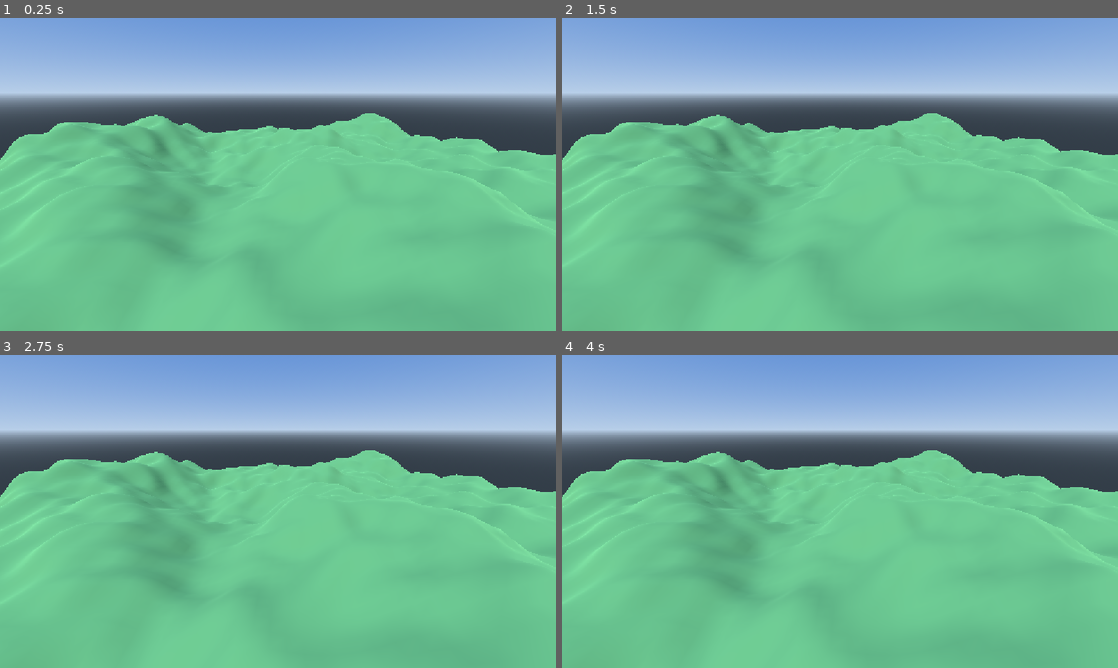
Above: before the commit, frames 1-4 (two rows, left to right).
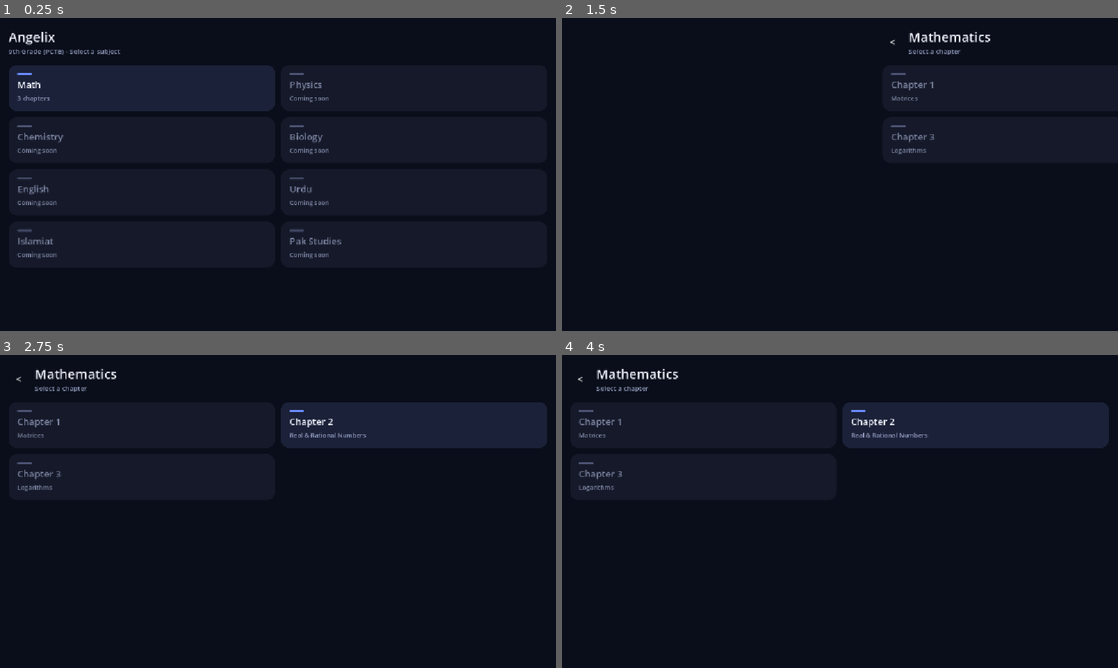
Above: after the commit, the same moments.

Repository: Afra-Batool407/Angelix_V1
Game: Godot game, scene res://scenes/ui_menu.tscn
The game is run twice, just before and just after one commit, with the same random seed, the same clock (stepped at 60 frames per second) and the same inputs. Before the commit the project starts from res://main.tscn.
Inputs (mouse positions are in pixels of both pictures, inside the frame that each line leads up to):
- Up to frame 1 (0.25 s): no input
- Up to frame 2 (1.5 s): click (706, 86) at 0.52 s; click (578, 43) at 1.25 s, where only the run after the commit has a clickable "<"
- Up to frame 3 (2.75 s): click (144, 423) at 2.02 s
- Up to frame 4 (4 s): click (973, 423) at 2.77 s; click (578, 380) at 3.5 s, where only the run after the commit has a clickable "<"

The runs differ from the first frame. In frame 1, 100% of the frame differs, in the area x 0-100%, y 0-100%; in frame 2, 100%; in frame 3, 100%; in frame 4, 100%.

Commit message:
Add PCTB menu flow leading into the 3D terrain
CanvasLayer UI with a scrollable two-column card grid driven by a
config matrix, a linear state machine (subjects -> math chapters ->
chapter 2 topics) with slide transitions, and a hand-off from the
Rational Numbers card to the terrain scene. Main run scene now boots
into the menu.

🤖 Generated with Codebuff
Co-Authored-By: Codebuff <noreply@codebuff.com>

Diff:
--- a/project.godot
+++ b/project.godot
@@ -11,7 +11,7 @@
 [application]
 
 config/name="Angelix_V1"
-run/main_scene="res://main.tscn"
+run/main_scene="res://scenes/ui_menu.tscn"
 config/features=PackedStringArray("4.7", "Mobile")
 config/icon="res://icon.svg"
 
--- /dev/null
+++ b/scenes/ui_menu.tscn
@@ -0,0 +1,79 @@
+[gd_scene load_steps=2 format=3]
+
+[ext_resource type="Script" path="res://scripts/menu_controller.gd" id="1_ctrl"]
+
+[node name="UIMenu" type="CanvasLayer"]
+script = ExtResource("1_ctrl")
+
+[node name="Background" type="ColorRect" parent="."]
+anchors_preset = 15
+anchor_right = 1.0
+anchor_bottom = 1.0
+grow_horizontal = 2
+grow_vertical = 2
+color = Color(0.039, 0.055, 0.102, 1)
+
+[node name="Content" type="Control" parent="."]
+unique_name_in_owner = true
+anchors_preset = 15
+anchor_right = 1.0
+anchor_bottom = 1.0
+offset_left = 18.0
+offset_top = 20.0
+offset_right = -18.0
+offset_bottom = -20.0
+grow_horizontal = 2
+grow_vertical = 2
+
+[node name="Root" type="VBoxContainer" parent="Content"]
+layout_mode = 1
+anchors_preset = 15
+anchor_right = 1.0
+anchor_bottom = 1.0
+grow_horizontal = 2
+grow_vertical = 2
+theme_override_constants/separation = 18
+
+[node name="Header" type="HBoxContainer" parent="Content/Root"]
+layout_mode = 2
+theme_override_constants/separation = 12
+
+[node name="BackButton" type="Button" parent="Content/Root/Header"]
+unique_name_in_owner = true
+visible = false
+custom_minimum_size = Vector2(42, 42)
+layout_mode = 2
+theme_override_font_sizes/font_size = 20
+text = "<"
+flat = true
+
+[node name="Titles" type="VBoxContainer" parent="Content/Root/Header"]
+layout_mode = 2
+size_flags_horizontal = 3
+theme_override_constants/separation = 2
+
+[node name="TitleLabel" type="Label" parent="Content/Root/Header/Titles"]
+unique_name_in_owner = true
+layout_mode = 2
+theme_override_colors/font_color = Color(0.95, 0.96, 1, 1)
+theme_override_font_sizes/font_size = 27
+text = "Angelix"
+
+[node name="SubtitleLabel" type="Label" parent="Content/Root/Header/Titles"]
+unique_name_in_owner = true
+layout_mode = 2
+theme_override_colors/font_color = Color(0.6, 0.64, 0.78, 1)
+theme_override_font_sizes/font_size = 14
+text = "9th Grade (PCTB) - Select a subject"
+
+[node name="Scroll" type="ScrollContainer" parent="Content/Root"]
+layout_mode = 2
+size_flags_vertical = 3
+
+[node name="Grid" type="GridContainer" parent="Content/Root/Scroll"]
+unique_name_in_owner = true
+layout_mode = 2
+size_flags_horizontal = 3
+columns = 2
+theme_override_constants/h_separation = 12
+theme_override_constants/v_separation = 12
--- /dev/null
+++ b/scripts/menu_controller.gd
@@ -0,0 +1,218 @@
+extends CanvasLayer
+## Linear menu flow: subjects -> math chapters -> chapter 2 topics -> 3D terrain.
+## State 0 = subjects, State 1 = chapters, State 2 = topics.
+
+enum MenuState { SUBJECTS = 0, CHAPTERS = 1, TOPICS = 2 }
+
+# ---------------------------------------------------------------
+# Global configuration matrix (standard 9th grade PCTB classes)
+# ---------------------------------------------------------------
+const SUBJECTS := [
+	{"title": "Math", "subtitle": "3 chapters", "enabled": true},
+	{"title": "Physics", "subtitle": "Coming soon", "enabled": false},
+	{"title": "Chemistry", "subtitle": "Coming soon", "enabled": false},
+	{"title": "Biology", "subtitle": "Coming soon", "enabled": false},
+	{"title": "English", "subtitle": "Coming soon", "enabled": false},
+	{"title": "Urdu", "subtitle": "Coming soon", "enabled": false},
+	{"title": "Islamiat", "subtitle": "Coming soon", "enabled": false},
+	{"title": "Pak Studies", "subtitle": "Coming soon", "enabled": false},
+]
+
+const MATH_CHAPTERS := [
+	{"title": "Chapter 1", "subtitle": "Matrices", "enabled": false},
+	{"title": "Chapter 2", "subtitle": "Real & Rational Numbers", "enabled": true},
+	{"title": "Chapter 3", "subtitle": "Logarithms", "enabled": false},
+]
+
+const CHAPTER2_TOPICS := [
+	{"title": "Real Numbers", "subtitle": "Locked", "enabled": false},
+	{"title": "Rational Numbers", "subtitle": "Open 3D World", "enabled": true},
+	{"title": "Irrational Numbers", "subtitle": "Locked", "enabled": false},
+	{"title": "Complex Numbers", "subtitle": "Locked", "enabled": false},
+]
+
+const TARGET_TOPIC := "Rational Numbers"
+const TARGET_SCENE := "res://main.tscn"
+
+const SLIDE_TIME := 0.22
+
+const CARD_BG := Color(0.106, 0.129, 0.22)
+const CARD_HOVER := Color(0.145, 0.176, 0.3)
+const CARD_PRESSED := Color(0.086, 0.11, 0.19)
+const CARD_DISABLED := Color(0.082, 0.098, 0.16)
+const ACCENT := Color(0.42, 0.55, 1)
+const PILL_MUTED := Color(0.3, 0.33, 0.45)
+const TEXT_PRIMARY := Color(0.95, 0.96, 1)
+const TEXT_MUTED := Color(0.6, 0.64, 0.78)
+const TEXT_DISABLED := Color(0.5, 0.53, 0.65)
+
+@onready var _content: Control = %Content
+@onready var _grid: GridContainer = %Grid
+@onready var _title_label: Label = %TitleLabel
+@onready var _subtitle_label: Label = %SubtitleLabel
+@onready var _back_button: Button = %BackButton
+
+var _state: int = MenuState.SUBJECTS
+var _busy := false
+var _content_home := Vector2.ZERO
+
+
+func _ready() -> void:
+	_content_home = _content.position
+	_back_button.pressed.connect(_go_back)
+	_apply_state(MenuState.SUBJECTS)
+
+
+func _on_card_pressed(item_title: String) -> void:
+	if _busy:
+		return
+	match _state:
+		MenuState.SUBJECTS:
+			if item_title == "Math":
+				_slide_to_state(MenuState.CHAPTERS)
+		MenuState.CHAPTERS:
+			if item_title == "Chapter 2":
+				_slide_to_state(MenuState.TOPICS)
+		MenuState.TOPICS:
+			if item_title == TARGET_TOPIC:
+				get_tree().change_scene_to_file(TARGET_SCENE)
+
+
+func _go_back() -> void:
+	if _busy:
+		return
+	if _state == MenuState.TOPICS:
+		_slide_to_state(MenuState.CHAPTERS, false)
+	elif _state == MenuState.CHAPTERS:
+		_slide_to_state(MenuState.SUBJECTS, false)
+
+
+func _apply_state(new_state: int) -> void:
+	_state = new_state
+	_refresh_header()
+	_repopulate()
+
+
+## Slides the whole content out, repopulates the grid, slides it back in.
+## Forward = content exits left / enters from right; back = the reverse.
+func _slide_to_state(new_state: int, forward: bool = true) -> void:
+	if _busy or new_state == _state:
+		return
+	_busy = true
+
+	var width := _content.size.x
+	var out_x := _content_home.x - width if forward else _content_home.x + width
+	var in_x := _content_home.x + width if forward else _content_home.x - width
+
+	var out_tween := create_tween()
+	out_tween.tween_property(_content, "position:x", out_x, SLIDE_TIME) \
+		.set_ease(Tween.EASE_IN).set_trans(Tween.TRANS_CUBIC)
+	await out_tween.finished
+
+	_apply_state(new_state)
+	_content.position = Vector2(in_x, _content_home.y)
+
+	var in_tween := create_tween()
+	in_tween.tween_property(_content, "position:x", _content_home.x, SLIDE_TIME) \
+		.set_ease(Tween.EASE_OUT).set_trans(Tween.TRANS_CUBIC)
+	await in_tween.finished
+
+	_busy = false
+
+
+func _refresh_header() -> void:
+	match _state:
+		MenuState.SUBJECTS:
+			_title_label.text = "Angelix"
+			_subtitle_label.text = "9th Grade (PCTB) - Select a subject"
+			_back_button.visible = false
+		MenuState.CHAPTERS:
+			_title_label.text = "Mathematics"
+			_subtitle_label.text = "Select a chapter"
+			_back_button.visible = true
+		MenuState.TOPICS:
+			_title_label.text = "Chapter 2"
+			_subtitle_label.text = "Real & Rational Numbers"
+			_back_button.visible = true
+
+
+func _repopulate() -> void:
+	for child in _grid.get_children():
+		child.queue_free()
+
+	var entries: Array = []
+	match _state:
+		MenuState.SUBJECTS:
+			entries = SUBJECTS
+		MenuState.CHAPTERS:
+			entries = MATH_CHAPTERS
+		MenuState.TOPICS:
+			entries = CHAPTER2_TOPICS
+
+	for entry in entries:
+		_grid.add_child(_make_card(entry))
+
+
+func _make_card(entry: Dictionary) -> Button:
+	var enabled: bool = entry.get("enabled", true)
+
+	var card := Button.new()
+	card.custom_minimum_size = Vector2(0, 96)
+	card.size_flags_horizontal = Control.SIZE_EXPAND_FILL
+	card.focus_mode = Control.FOCUS_NONE
+	card.disabled = not enabled
+
+	var radius := 18
+	card.add_theme_stylebox_override("normal", _card_style(CARD_BG, radius))
+	card.add_theme_stylebox_override("hover", _card_style(CARD_HOVER, radius))
+	card.add_theme_stylebox_override("pressed", _card_style(CARD_PRESSED, radius))
+	card.add_theme_stylebox_override("disabled", _card_style(CARD_DISABLED, radius))
+	card.add_theme_stylebox_override("focus", StyleBoxEmpty.new())
+
+	var box := VBoxContainer.new()
+	box.set_anchors_and_offsets_preset(Control.PRESET_FULL_RECT)
+	box.offset_left = 18.0
+	box.offset_top = 12.0
+	box.offset_right = -14.0
+	box.offset_bottom = -12.0
+	box.alignment = BoxContainer.ALIGNMENT_CENTER
+	box.add_theme_constant_override("separation", 6)
+	box.mouse_filter = Control.MOUSE_FILTER_IGNORE
+	card.add_child(box)
+
+	var pill := Panel.new()
+	var pill_style := StyleBoxFlat.new()
+	pill_style.bg_color = ACCENT if enabled else PILL_MUTED
+	pill_style.set_corner_radius_all(2)
+	pill.add_theme_stylebox_override("panel", pill_style)
+	pill.custom_minimum_size = Vector2(30, 4)
+	pill.size_flags_horizontal = Control.SIZE_SHRINK_BEGIN
+	pill.mouse_filter = Control.MOUSE_FILTER_IGNORE
+	box.add_child(pill)
+
+	var title := Label.new()
+	title.text = String(entry["title"])
+	title.autowrap_mode = TextServer.AUTOWRAP_WORD_SMART
+	title.add_theme_font_size_override("font_size", 19)
+	title.add_theme_color_override("font_color", TEXT_PRIMARY if enabled else TEXT_DISABLED)
+	box.add_child(title)
+
+	var subtitle_text := String(entry.get("subtitle", ""))
+	if subtitle_text != "":
+		var subtitle := Label.new()
+		subtitle.text = subtitle_text
+		subtitle.autowrap_mode = TextServer.AUTOWRAP_WORD_SMART
+		subtitle.add_theme_font_size_override("font_size", 13)
+		subtitle.add_theme_color_override(
+			"font_color", TEXT_MUTED if enabled else TEXT_DISABLED)
+		box.add_child(subtitle)
+
+	card.pressed.connect(_on_card_pressed.bind(String(entry["title"])))
+	return card
+
+
+func _card_style(bg: Color, radius: int) -> StyleBoxFlat:
+	var style := StyleBoxFlat.new()
+	style.bg_color = bg
+	style.set_corner_radius_all(radius)
+	return style
